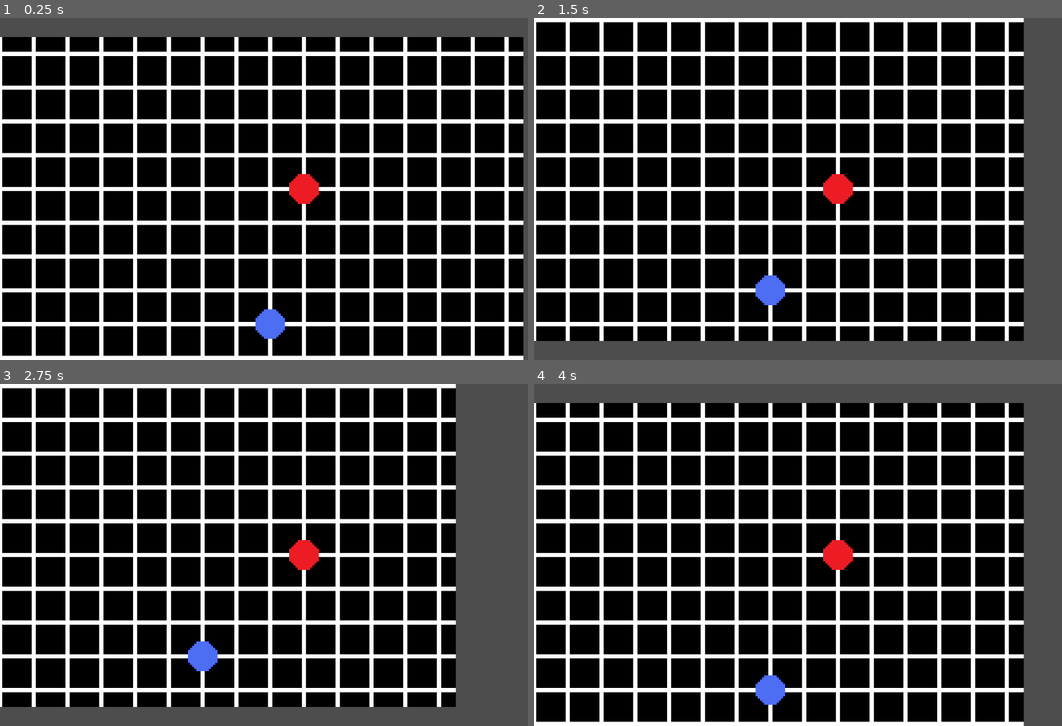
Above: before the commit, frames 1-4 (two rows, left to right).
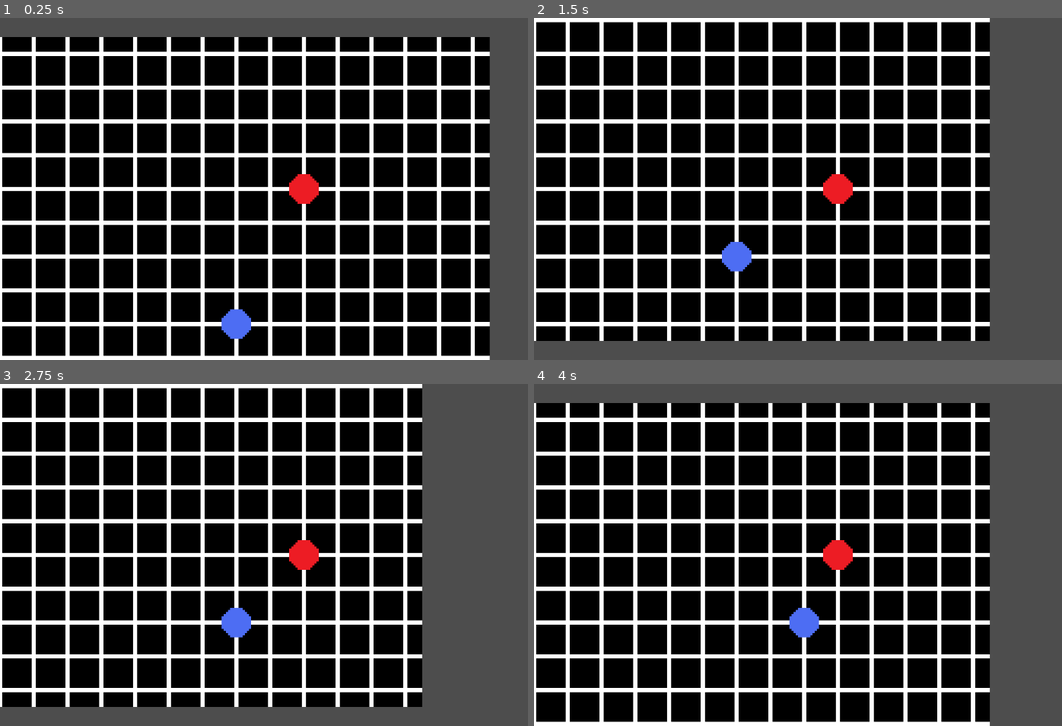
Above: after the commit, the same moments.

Repository: loheesong/origin-godot
Game: Godot game, scene res://scenes/play_area.tscn
Same seed, same stepped clock (60 frames per second), same inputs: the game is played once before the commit and once after it.
Inputs:
- Up to frame 1 (0.25 s): no input
- Up to frame 2 (1.5 s): tap Enter at 0.5 s; hold D (move_right) 0.53-1.28 s; hold S (move_down) from 1.28 s (still down)
- Up to frame 3 (2.75 s): release S (move_down) at 2.03 s; hold D (move_right) from 2.03 s (still down)
- Up to frame 4 (4 s): release D (move_right) at 2.78 s; hold W (move_up) 2.78-3.53 s; hold A (move_left) from 3.53 s (still down)

The runs differ from the first frame. In frame 1, 6.8% of the frame differs, in the area x 41-100%, y 5-100%; in frame 2, 6.8%; in frame 3, 6.8%; in frame 4, 6.8%.

Commit message:
basic turn based functionality

Diff:
--- a/scenes/enemy.gd
+++ b/scenes/enemy.gd
@@ -1,6 +1,7 @@
 extends Area2D
 
 @export var grid_size = 64
+var dest: Vector2
 
 # Called when the node enters the scene tree for the first time.
 func _ready() -> void:
@@ -10,6 +11,23 @@
 func _process(delta: float) -> void:
 	pass
 
+
+
 func _on_area_entered(area: Area2D) -> void:
 	if area.name == "Player":
 		print("Collided lol")
+
+
+func _on_player_moved(pos: Vector2) -> void:
+	dest = pos
+
+
+func _on_enemy_turn_started() -> void:
+	move_towards_player()
+
+func move_towards_player() -> void:
+	var dir = position.direction_to(dest)
+	if abs(dir.aspect())>1:
+		position += Vector2(dir.x, 0).normalized() * grid_size
+	else:
+		position += Vector2(0, dir.y).normalized() * grid_size
--- a/scenes/play_area.gd
+++ b/scenes/play_area.gd
@@ -1,21 +1,32 @@
 extends Node
 
 @export var enemy_scene: PackedScene
+enum {PLAYER, ENEMY}
+
+var turn
+signal player_turn_started
+signal enemy_turn_started
 
 # Called when the node enters the scene tree for the first time.
 func _ready() -> void:
-	#$Player.start($StartPosition.position)
+	$Player.start(Vector2(8, 8))
+
+	var turn = PLAYER
 
 	var enemy = enemy_scene.instantiate()
-
 	var path = $MobPath/MobSpawnLocation
 	path.progress_ratio = randf()
-
 	enemy.position = path.position
-
 	add_child(enemy)
 
+	player_turn_started.emit()
 
 # Called every frame. 'delta' is the elapsed time since the previous frame.
-#func _process(delta: float) -> void:
-	#pass
+func _process(delta: float) -> void:
+	pass
+
+
+func _on_player_moved(_pos) -> void:
+	await get_tree().create_timer(0.5).timeout
+	enemy_turn_started.emit()
+	player_turn_started.emit()
--- a/scenes/play_area.tscn
+++ b/scenes/play_area.tscn
@@ -29,6 +29,7 @@
 
 [node name="Player" parent="." instance=ExtResource("1_qtq1p")]
 position = Vector2(-8, 8)
+grid_size = 16
 
 [node name="Camera2D" type="Camera2D" parent="Player"]
 zoom = Vector2(4, 4)
@@ -43,3 +44,9 @@
 
 [node name="Enemy" parent="." instance=ExtResource("2_m2deh")]
 position = Vector2(-24, 72)
+grid_size = 16
+
+[connection signal="enemy_turn_started" from="." to="Enemy" method="_on_enemy_turn_started"]
+[connection signal="player_turn_started" from="." to="Player" method="_turn_started"]
+[connection signal="player_moved" from="Player" to="." method="_on_player_moved"]
+[connection signal="player_moved" from="Player" to="Enemy" method="_on_player_moved"]
--- a/scenes/player.gd
+++ b/scenes/player.gd
@@ -1,6 +1,9 @@
 extends Area2D
 
-@export var grid_size = 16
+@export var grid_size = 64
+
+var can_move
+signal player_moved(pos)
 
 # Called when the node enters the scene tree for the first time.
 func _ready() -> void:
@@ -18,7 +21,11 @@
 			move(action)
 
 func move(action):
-	position += actions[action] * grid_size
+	if can_move:
+		position += actions[action] * grid_size
+		can_move = false
+		player_moved.emit(position)
+
 
 func start(pos):
 	position = pos
@@ -28,3 +35,7 @@
 # Called every frame. 'delta' is the elapsed time since the previous frame.
 func _process(delta: float) -> void:
 	pass
+
+
+func _turn_started() -> void:
+	can_move = true
